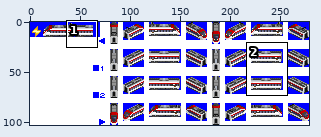
Sprite sheet, stored at src/locomotive/TTX/TTX.png. Above: a wide view before the commit, with the close-up outlined.
Close-up. First the earlier version:
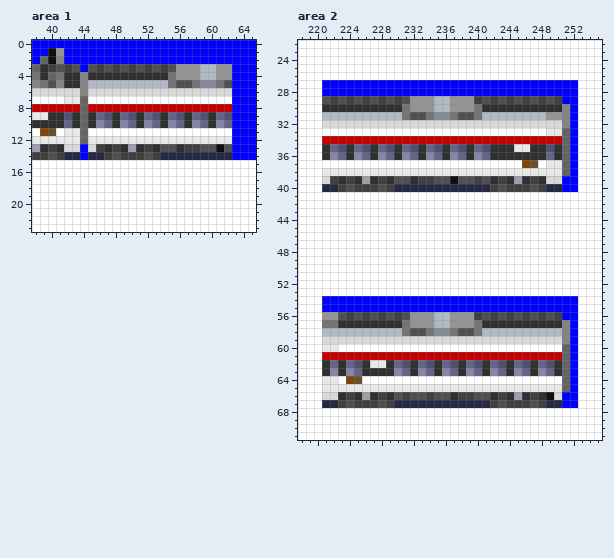
The file is 279x103 pixels. Colours within 5 levels of each other are drawn and written as one. Shown: area 1: x 38..65, y 0..23; area 2: x 218..255, y 22..71. The commit also changed other parts of the picture, which this record leaves out.
Once edited:
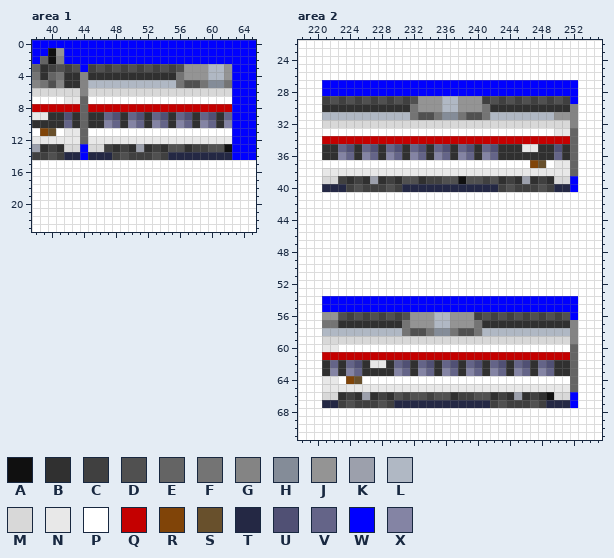
Palette (. is transparent): A #101010  B #303030  C #404040  D #505050  E #646464  F #747474  G #848484  H #848c98  J #949494  K #9ca0ac  L #b0b8c4  M #d8d8d8  N #e8e8e8  P #ffffff  Q #c40000  R #804408  S #68502c  T #242844  U #505074  V #646488  W #0000ff  X #8484a4
Change:
--- area 1
@@ x 38..65 @@
  2 WEAGWWWWWWWWWWWWWWWWWWWWWWWW
- 3 EBCDCDWDCDCDCDCDCDJJJLLJJWWW
- 4 FBEFBBGBBBBBBBBBBFJJJLLJJWWW
- 5 GFDGBBGLLLLLLLLLLFDDFHHFDWWW
+ 3 EBCDCDWCDCDCDCDCDCDJJJLLJWWW
+ 4 FBEFBBGBBBBBBBBBBBFJJJLLJWWW
+ 5 GFDGBBGLLLLLLLLLLLFDDFHHFWWW
  6 MMMMMMGMMMMMMMMMMMMMMMMMMWWW
@@ x 38..65 @@
  8 QQQQQQEQQQQQQQQQQQQQQQQQQWWW
- 9 NNBBUBEBVUBVUBVUBVUBVUBVUWWW
-10 BBBBVBEBXVBXVBXVBXVBXVBXVWWW
+ 9 NNBBUBEBBVUBVUBVUBVUBVUBVWWW
+10 BBBBVBEBBXVBXVBXVBXVBXVBXWWW
 11 PRSPNNEPPPPPPPPPPPPPPPPPPWWW
 12 NNNNNNENNNNNNNNNNNNNNNNNNWWW
-13 KBCBMMWMCBCBKBCBDDBCCDDADWWW
-14 CCDCTTWTTCDCCCDCTTTTTTTTTWWW
+13 KBCBMMWMMCBCBKBCBDDBCCDDAWWW
+14 CCDCTTWTTTCDCCCDCTTTTTTTTWWW
 15 PPPPPPPPPPPPPPPPPPPPPPPPPPPP
--- area 2
@@ x 218..255 @@
 28 PPPWWWWWWWWWWWWWWWWWWWWWWWWWWWWWWWWPPP
-29 PPPDCDCDCDCDCDJJJLLJJJCDCDCDCDCDCWWPPP
-30 PPPBBBBBBBBBBFJJJLLJJJFBBBBBBBBBBGWPPP
-31 PPPLLLLLLLLLLFDDFHHFDDFLLLLLLLLJJGWPPP
-32 PPPMMMMMMMMMMMMMMMMMMMMMMMMMMMMMMGWPPP
-33 PPPPPPPPPPPPPPPPPPPPPPPPPPPPPPPNNEWPPP
-34 PPPQQQQQQQQQQQQQQQQQQQQQQQQQQQQQQEWPPP
-35 PPPBVUBVUBVUBVUBVUBVUBVUBBBNNBBUBEWPPP
-36 PPPBXVBXVBXVBXVBXVBXVBXVBBBBBBBVBEWPPP
-37 PPPPPPPPPPPPPPPPPPPPPPPPPPPPRSPNNEWPPP
-38 PPPNNNNNNNNNNNNNNNNNNNNNNNNNNNNNNEWPPP
-39 PPPMCBCBKBCBDDBCCDDADDCDBCBKBCBMMWWPPP
-40 PPPTTCDCCCDCTTTTTTTTTTTTCDCCCDCTTWWPPP
+29 PPPCDCDCDCDCDCDJJJLLJJJCDCDCDCDCDCWPPP
+30 PPPBBBBBBBBBBBFJJJLLJJJFBBBBBBBBBBGPPP
+31 PPPLLLLLLLLLLLFDDFHHFDDFLLLLLLLLJJGPPP
+32 PPPMMMMMMMMMMMMMMMMMMMMMMMMMMMMMMMGPPP
+33 PPPPPPPPPPPPPPPPPPPPPPPPPPPPPPPPNNEPPP
+34 PPPQQQQQQQQQQQQQQQQQQQQQQQQQQQQQQQEPPP
+35 PPPBBVUBVUBVUBVUBVUBVUBVUBBBNNBBUBEPPP
+36 PPPBBXVBXVBXVBXVBXVBXVBXVBBBBBBBVBEPPP
+37 PPPPPPPPPPPPPPPPPPPPPPPPPPPPPRSPNNEPPP
+38 PPPNNNNNNNNNNNNNNNNNNNNNNNNNNNNNNNEPPP
+39 PPPMMCBCBKBCBDDBCCDDADDCDBCBKBCBMMWPPP
+40 PPPTTTCDCCCDCTTTTTTTTTTTTCDCCCDCTTWPPP
 41 PPPPPPPPPPPPPPPPPPPPPPPPPPPPPPPPPPPPPP
@@ x 249..254 @@
 55 WWWWPP
-56 DCWWPP
-57 BBGWPP
-58 LLGWPP
-59 MMGWPP
-60 PPEWPP
-61 QQEWPP
-62 UBEWPP
-63 VBEWPP
-64 PPEWPP
-65 NNEWPP
-66 AMWWPP
-67 TTWWPP
+56 DCDWPP
+57 BBBGPP
+58 LLLGPP
+59 MMMGPP
+60 PPPEPP
+61 QQQEPP
+62 UBBEPP
+63 VBBEPP
+64 PPPEPP
+65 NNNEPP
+66 AMMWPP
+67 TTTWPP
 68 PPPPPP
Pixel boxes of the changes (left, top, right, bottom) in both close-ups:
changed: (88, 64, 232, 88)
changed: (96, 112, 232, 160)
changed: (322, 96, 578, 192)
changed: (562, 312, 578, 408)
